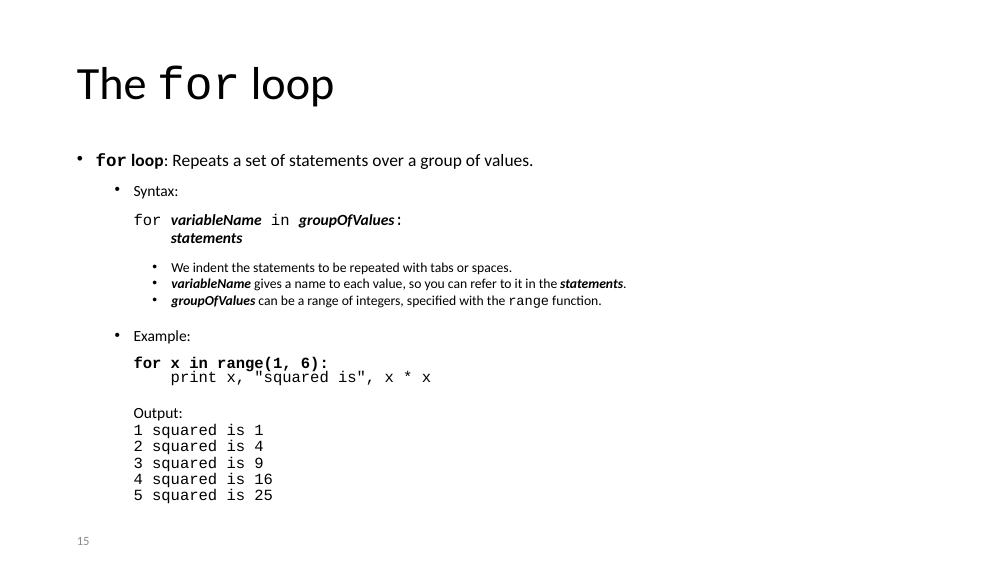
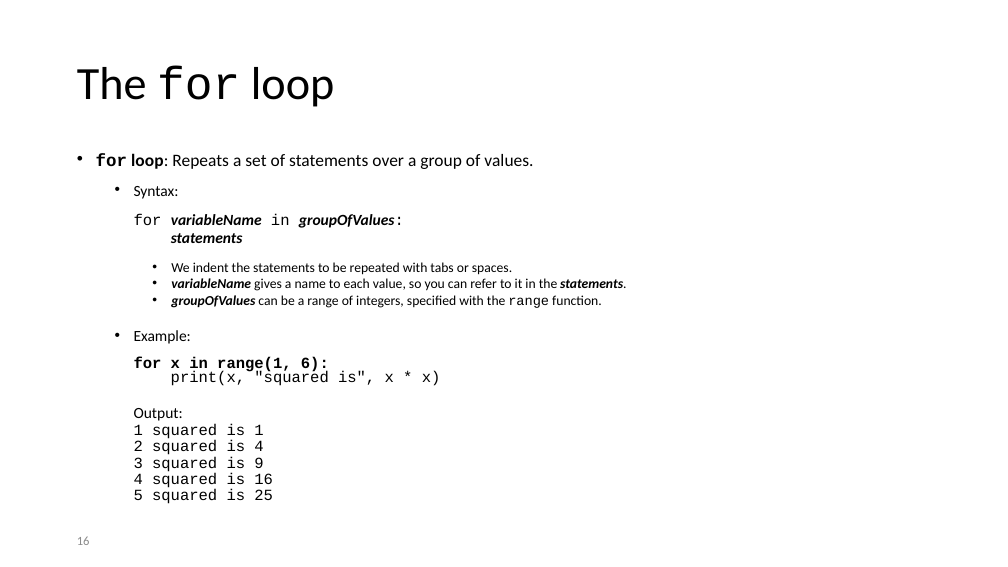
Before and after one commit to MarsUniversity/ece387-robotics, a slide deck: slide 16 of lessons/block_1_basics/lsn4-python.pptx (slide 15 before the commit). Drawn at 1008x567 pixels with LibreOffice and Linux fonts; fonts in the diff are those of the drawing. Boxes give left, top, right and bottom in pixels: in the first picture for what was removed or moved away, otherwise in the second. Text is boxed around its words. In the diff, an @@ line names an element or a change of style, - is before the commit and + after.

```diff
--- a/lessons/block_1_basics/lsn4-python.pptx
+++ b/lessons/block_1_basics/lsn4-python.pptx
@@ text at (171, 371, 441, 386): text changed @@
-  print x, "squared is", x * x
+  print(x, "squared is", x * x)
```
Also in this commit, not shown: 7 other slides changed.
